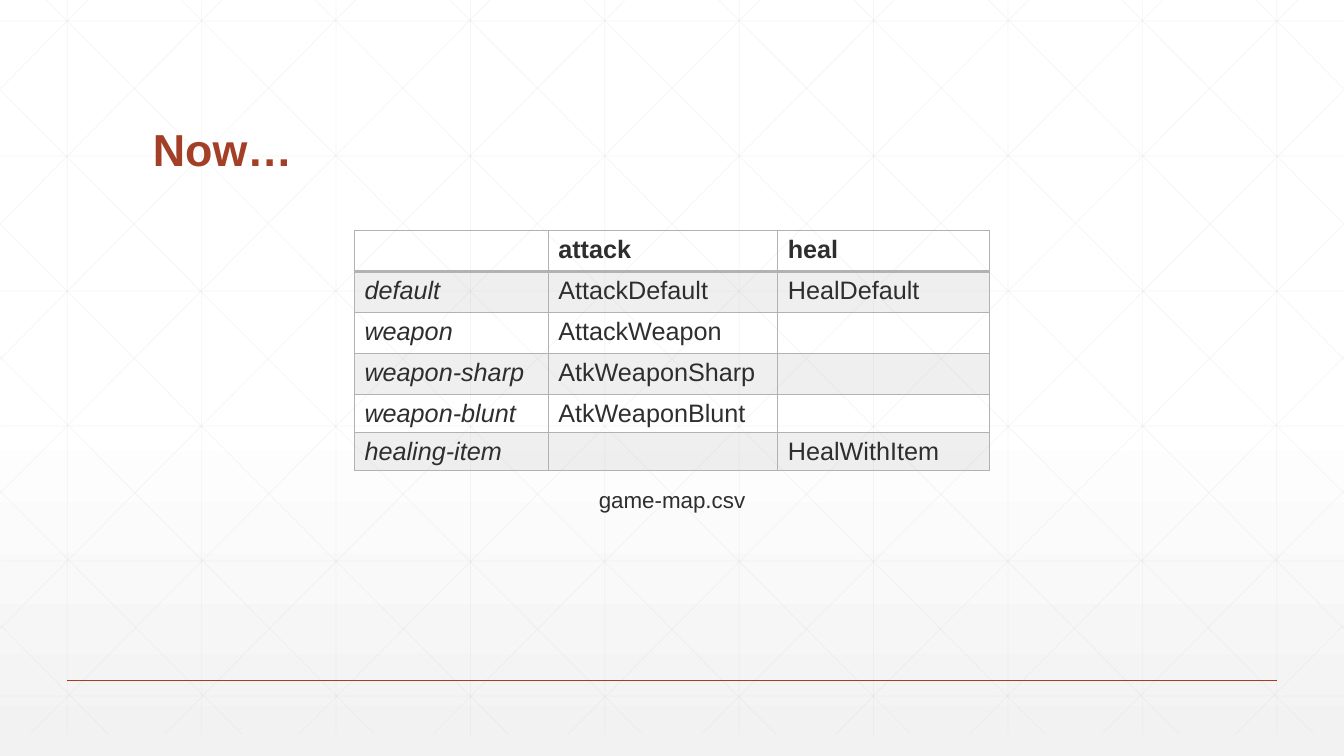
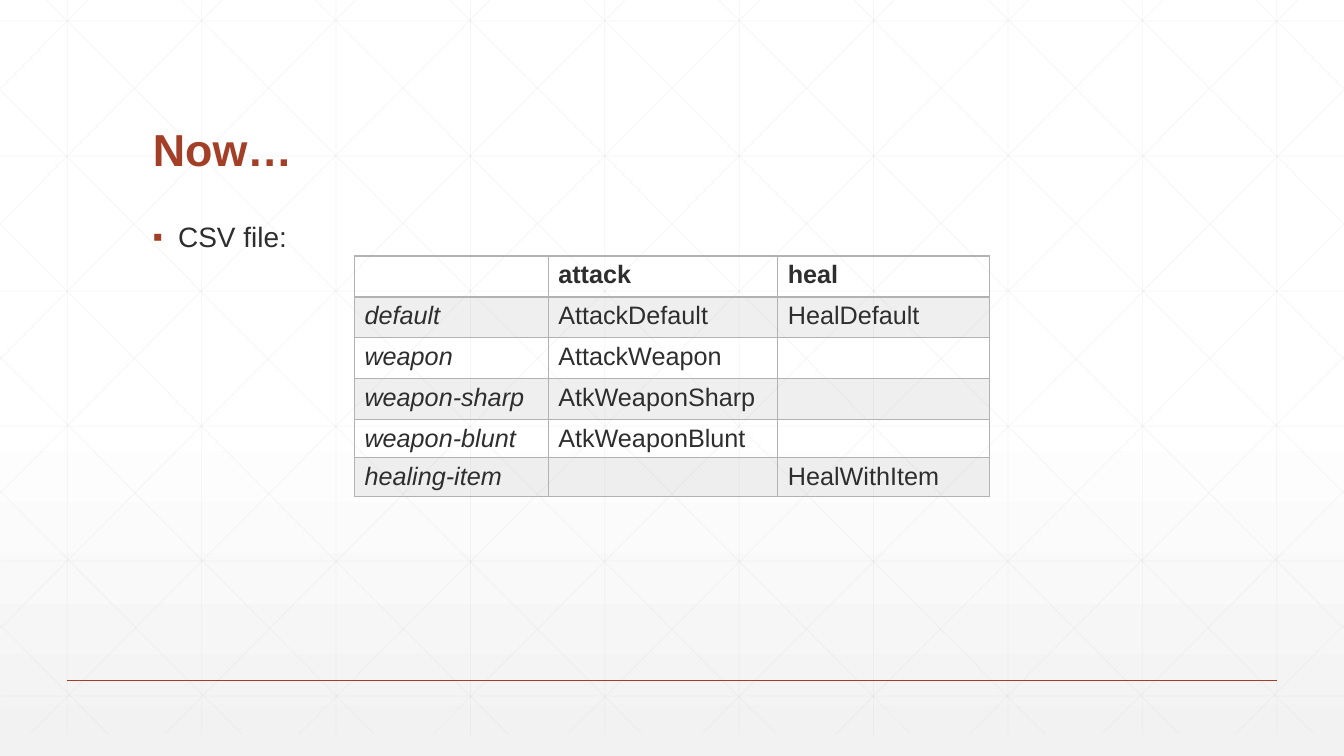
Before and after one commit to BaronKhan/VoiceRecognitionRPG, a slide deck: slide 6 of presentation/presentation.pptx (slide 5 before the commit). Drawn at 1344x756 pixels with LibreOffice and Linux fonts; fonts in the diff are those of the drawing. Boxes give left, top, right and bottom in pixels: in the first picture for what was removed or moved away, otherwise in the second. Text is boxed around its words. In the diff, an @@ line names an element or a change of style, - is before the commit and + after.

```diff
--- a/presentation/presentation.pptx
+++ b/presentation/presentation.pptx
@@ text added at box(178, 226, 287, 248), 20 pt, text #2D2E2D @@
+▪ CSV file:
@@ table: place and size @@
-table at box(355, 231, 990, 475)
+table at box(355, 256, 990, 500)
@@ text removed at box(599, 496, 745, 513) @@
-game-map.csv
```
Also in this commit, not shown: 2 other slides changed, 12 slides added, 3 other files.
